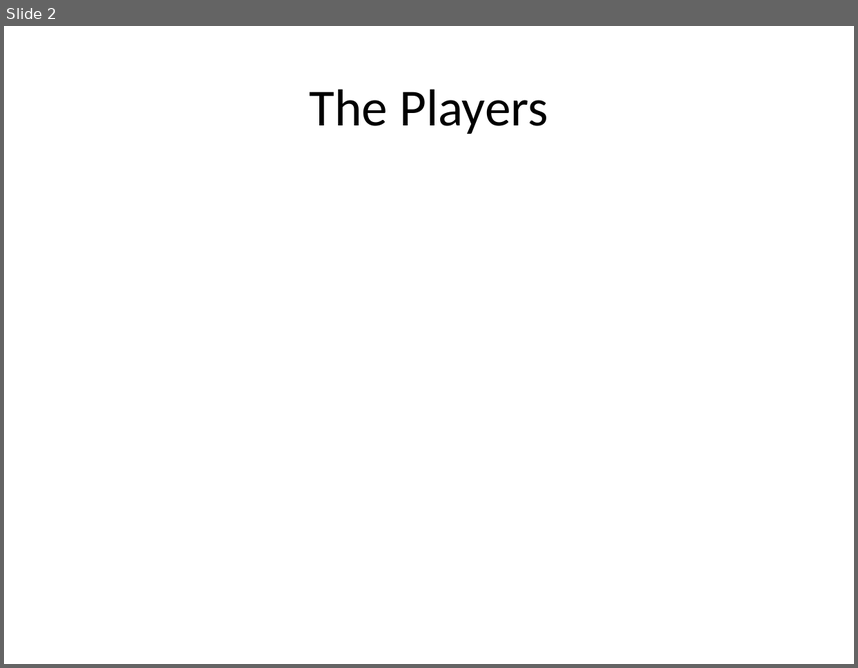
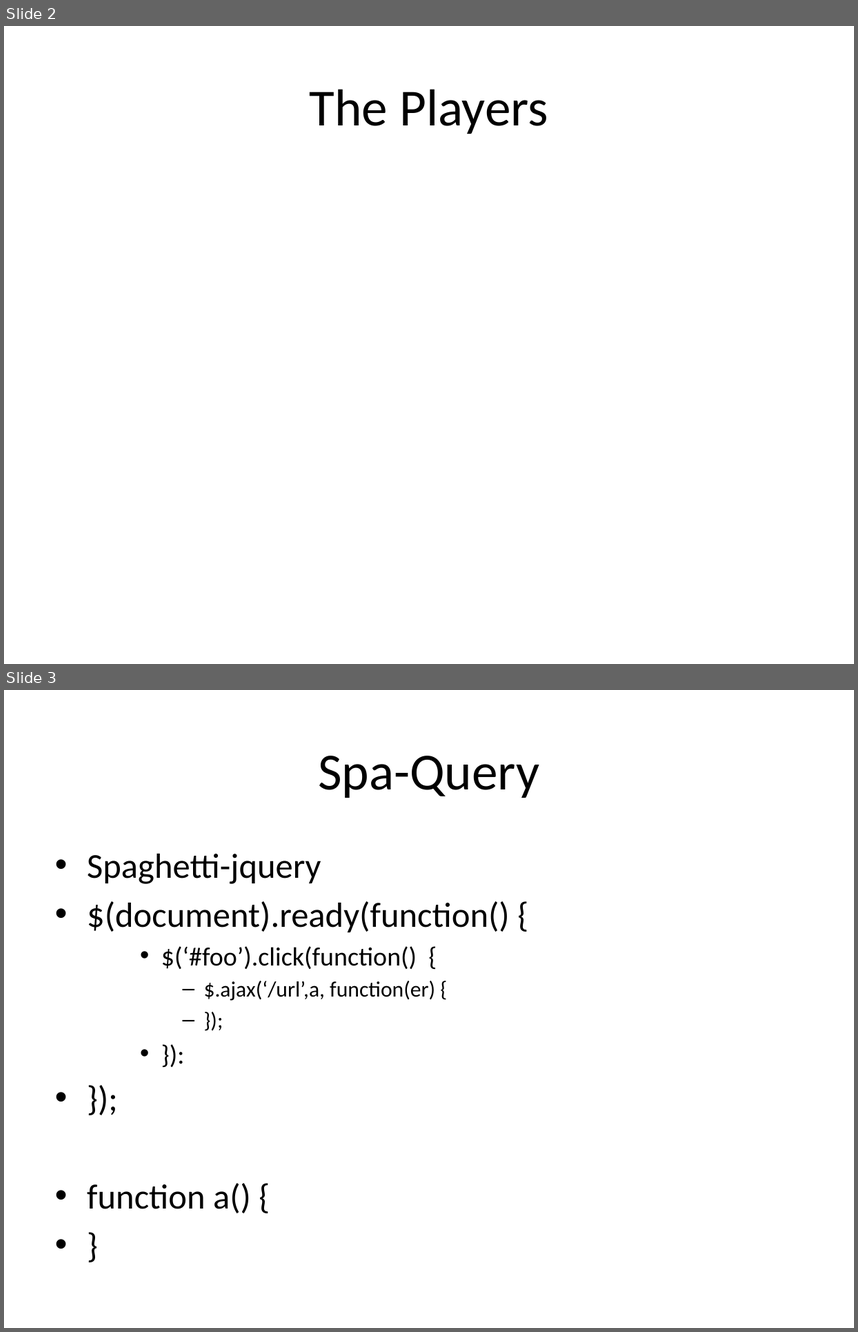
Before and after one commit to jkoynok/TechFest.BackBone, a slide deck: TechFest.Backbone/tf.backbone.pptx. Shown one above the other, each under a label of ours: slide 2 before the commit, slides 2 and 3 after it. The pictures are 858x668 and 858x1332 pixels, drawn with LibreOffice and Linux fonts; fonts in the diff are those of the drawing. Boxes give left, top, right and bottom in pixels: in the first picture for what was removed or moved away, otherwise in the second. Text is boxed around its words. In the diff, an @@ line names an element or a change of style, - is before the commit and + after.

```diff
--- a/TechFest.Backbone/tf.backbone.pptx
+++ b/TechFest.Backbone/tf.backbone.pptx
@@ slide 3 added at box(4, 690, 854, 1328), background #FFFFFF @@
@@ title added at box(318, 756, 539, 798), 44 pt, text #000000 @@
+Spa-Query
@@ text added at box(87, 854, 510, 1213), 29.6 pt, text #000000 @@
+• Spaghetti-jquery
+• $(document).ready(function() {
+    • $(‘#foo’).click(function() {
+      – $.ajax(‘/url’,a, function(er) {
+      – });
+    • }):
+• });
+• function a() {
+• }
```
Also in this commit, not shown: 6 other slides added, 1 slide removed, 3 other files.
